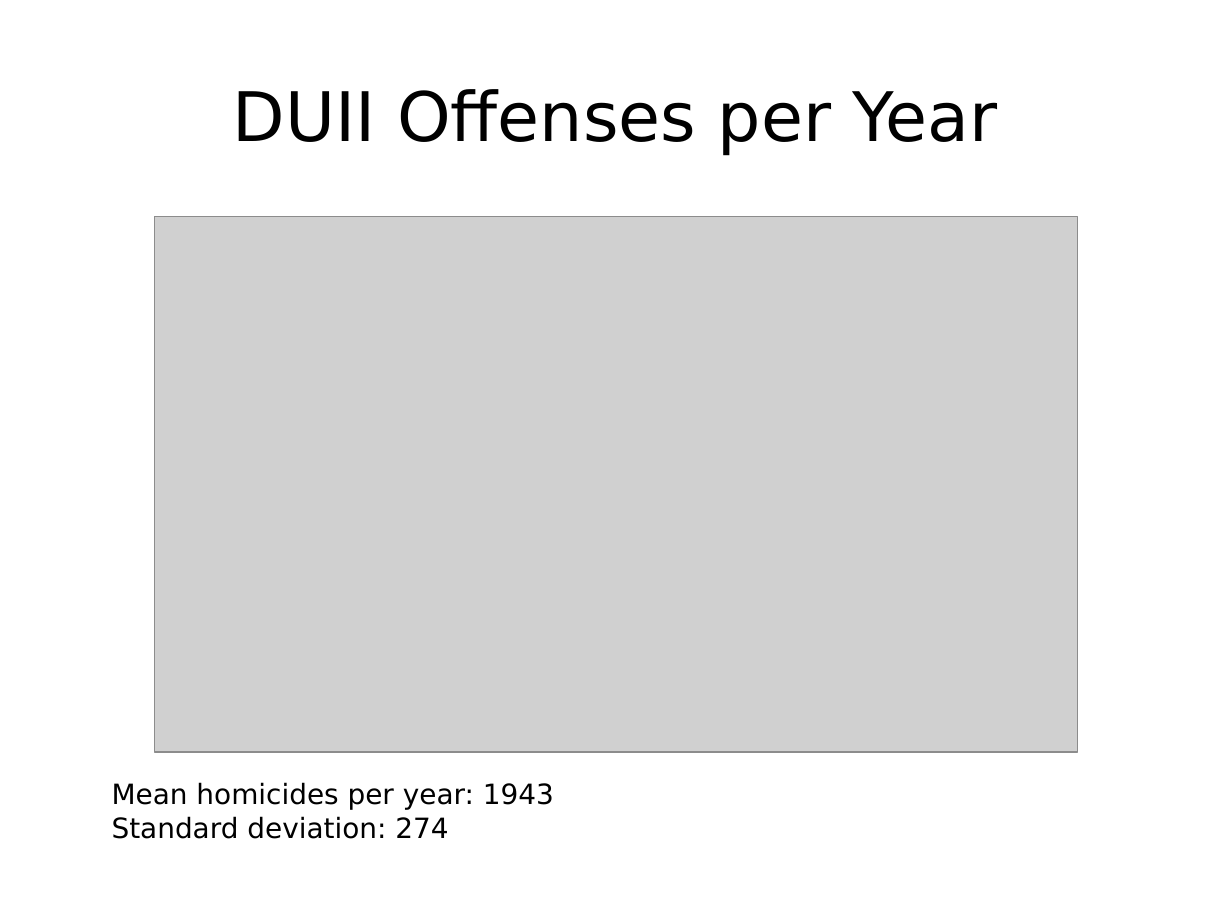
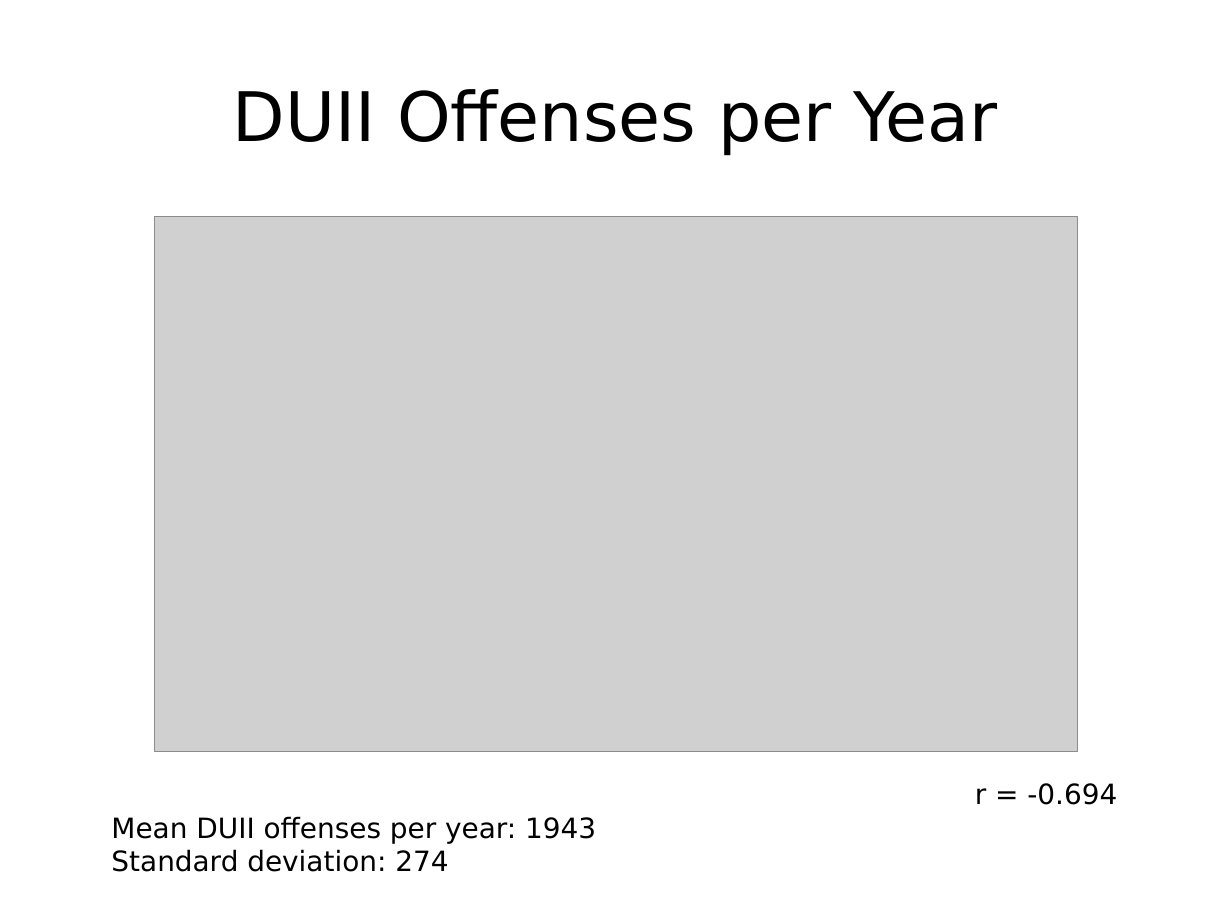
Before and after one commit to ptrbates/portland_crime_analysis, a slide deck: slide 8 of docs/Bates_presentation.pptx. Drawn at 1232x924 pixels with LibreOffice and Linux fonts; fonts in the diff are those of the drawing; grey boxes stand for pictures. Boxes give left, top, right and bottom in pixels: in the first picture for what was removed or moved away, otherwise in the second. Text is boxed around its words. In the diff, an @@ line names an element or a change of style, - is before the commit and + after.

```diff
--- a/docs/Bates_presentation.pptx
+++ b/docs/Bates_presentation.pptx
@@ text at (111,783,1117,843): text changed @@
-Mean homicides per year: 1943
+r = -0.694
+Mean DUII offenses per year: 1943
```
Also in this commit, not shown: 7 other slides changed, 5 slides added, 10 other files.
